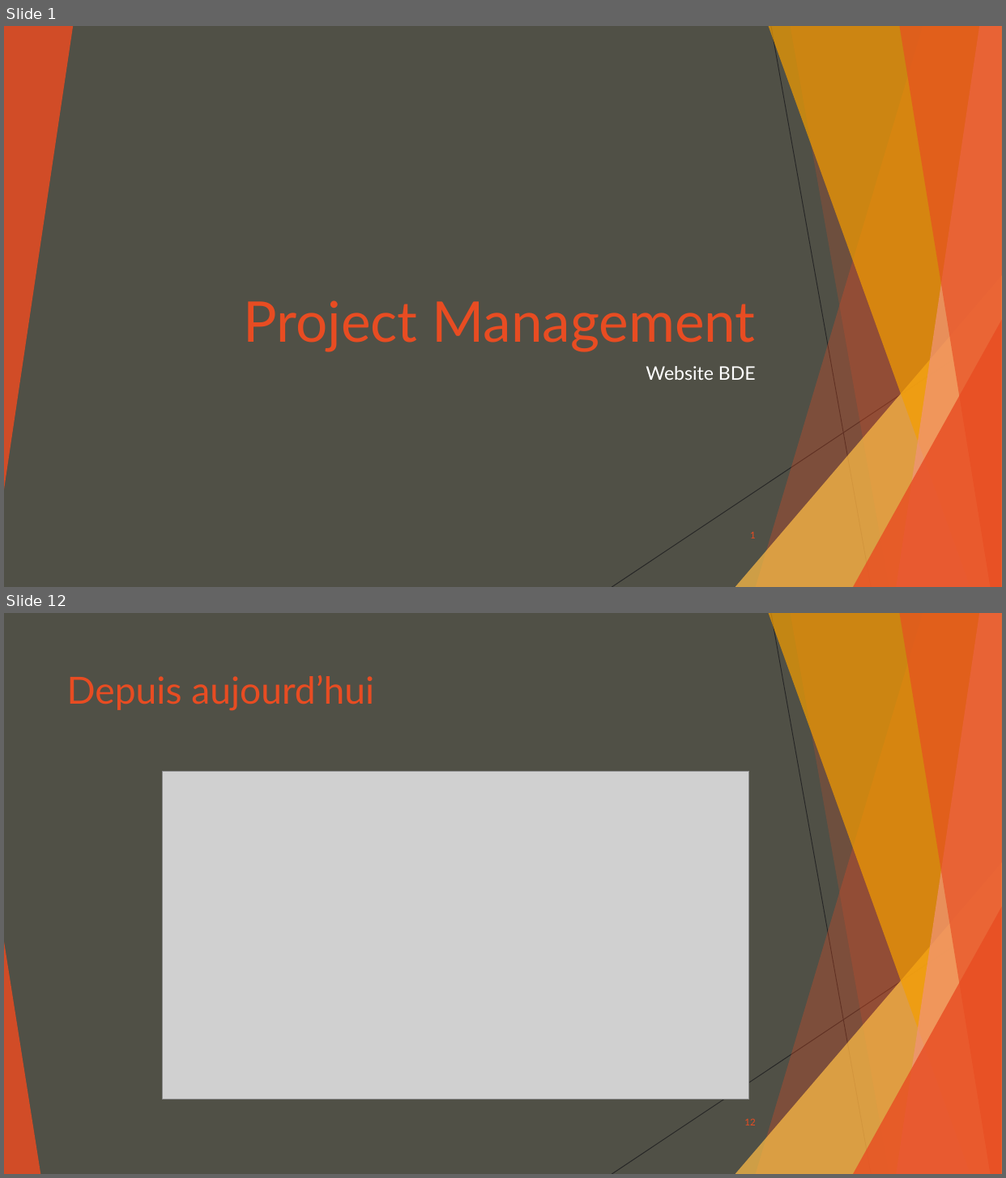
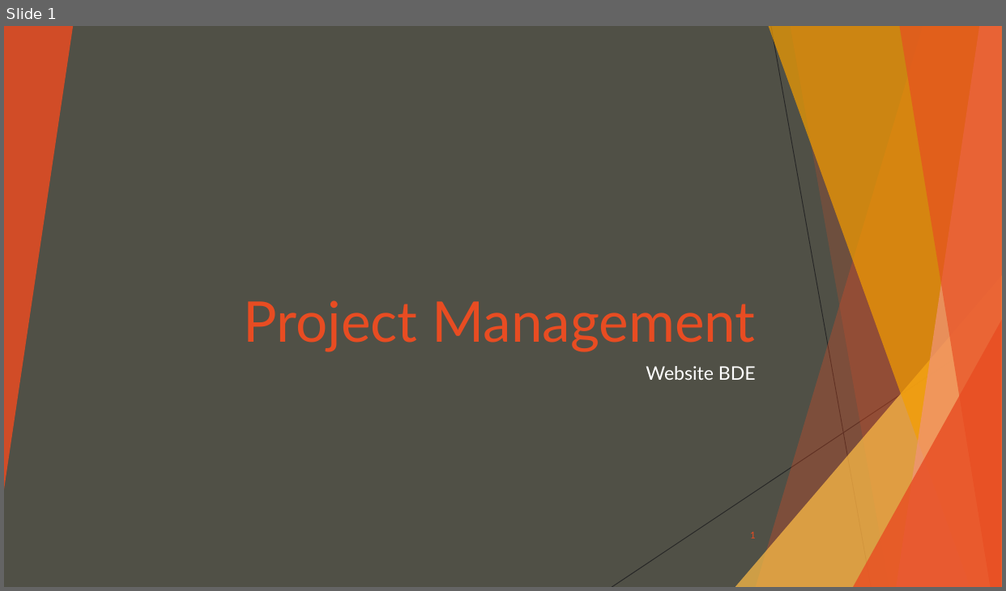
Before and after one commit to Happocalypse/ProjetSiteWebBDE, a slide deck: Project Management.pptx. Shown one above the other, each under a label of ours: slides 1 and 12 before the commit, slide 1 after it; the slides between them are not shown. The pictures are 1006x1178 and 1006x591 pixels, drawn with LibreOffice and Linux fonts; fonts in the diff are those of the drawing; grey boxes stand for pictures. Boxes give left, top, right and bottom in pixels: in the first picture for what was removed or moved away, otherwise in the second. Text is boxed around its words. In the diff, an @@ line names an element or a change of style, - is before the commit and + after.

```diff
--- a/Project Management.pptx
+++ b/Project Management.pptx
@@ slide 12 removed at bbox=[4, 613, 1002, 1174], background #505046; not listed: 9 template elements that a slide beside it also shows @@
@@ title removed at bbox=[67, 675, 374, 711] @@
-Depuis aujourd’hui
@@ picture removed at bbox=[163, 771, 750, 1100] @@
@@ triangle removed at bbox=[4, 942, 40, 1174] @@
@@ page number removed at bbox=[744, 1118, 755, 1126] @@
-12
```
Also in this commit, not shown: 1 slide changed, 11 slides added, 12 other slides removed, 1 other file.
